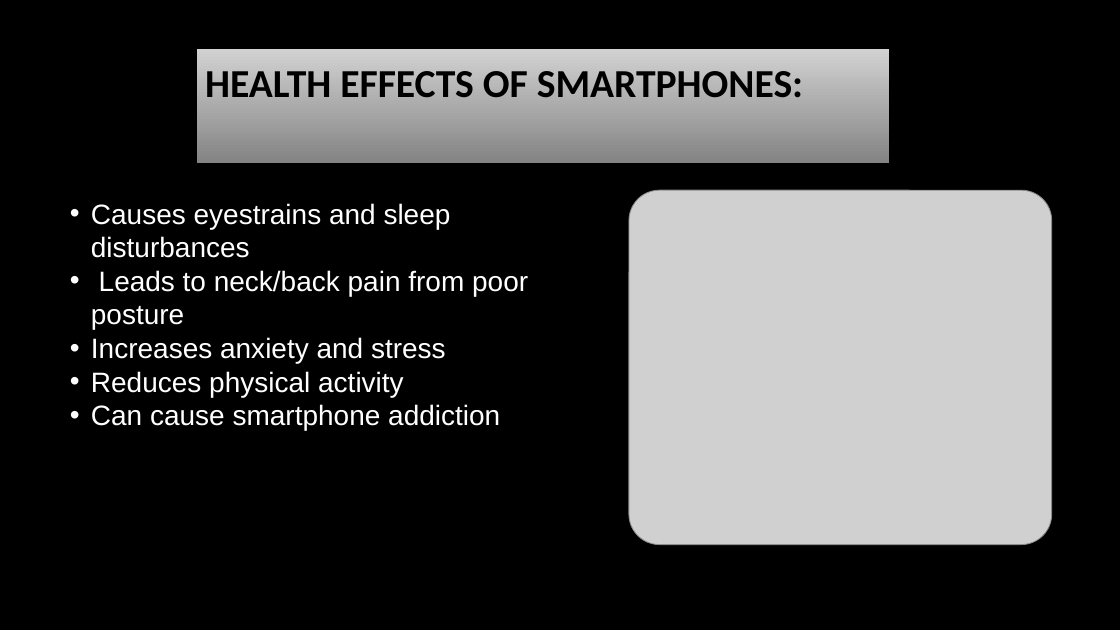
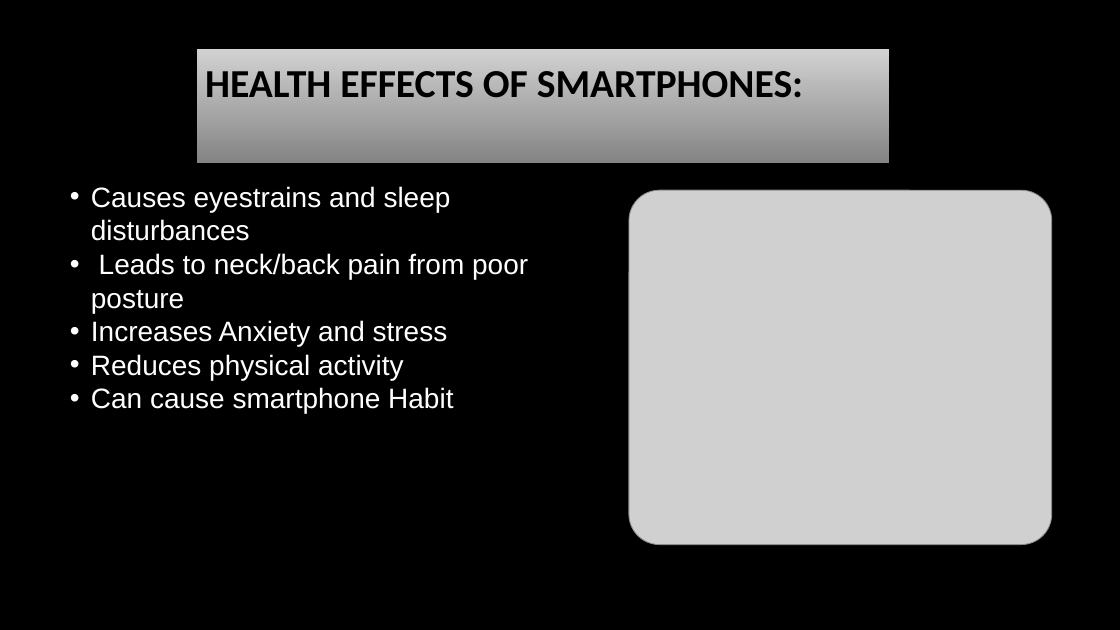
Before and after one commit to Sapna541/THE-IMPACT-OF-SMARTPHONES, a slide deck: slide 4 of THE IMPACT OF SMARTPHONES.pptx. Drawn at 1120x630 pixels with LibreOffice and Linux fonts; fonts in the diff are those of the drawing; grey boxes stand for pictures; background and template pictures are left out. Boxes give left, top, right and bottom in pixels: in the first picture for what was removed or moved away, otherwise in the second. Text is boxed around its words. In the diff, an @@ line names an element or a change of style, - is before the commit and + after.

```diff
--- a/THE IMPACT OF SMARTPHONES.pptx
+++ b/THE IMPACT OF SMARTPHONES.pptx
@@ text "Causes eyestrains and sleep disturbances" moved from (x1=91, y1=203, x2=528, y2=430) to (x1=91, y1=186, x2=528, y2=414) @@
@@ text at (x1=91, y1=320, x2=448, y2=346): text changed @@
-• Increases anxiety and stress
+• Increases Anxiety and stress
@@ text at (x1=91, y1=387, x2=453, y2=414): text changed @@
-• Can cause smartphone addiction
+• Can cause smartphone Habit
```
Also in this commit, not shown: 1 other slide changed.
